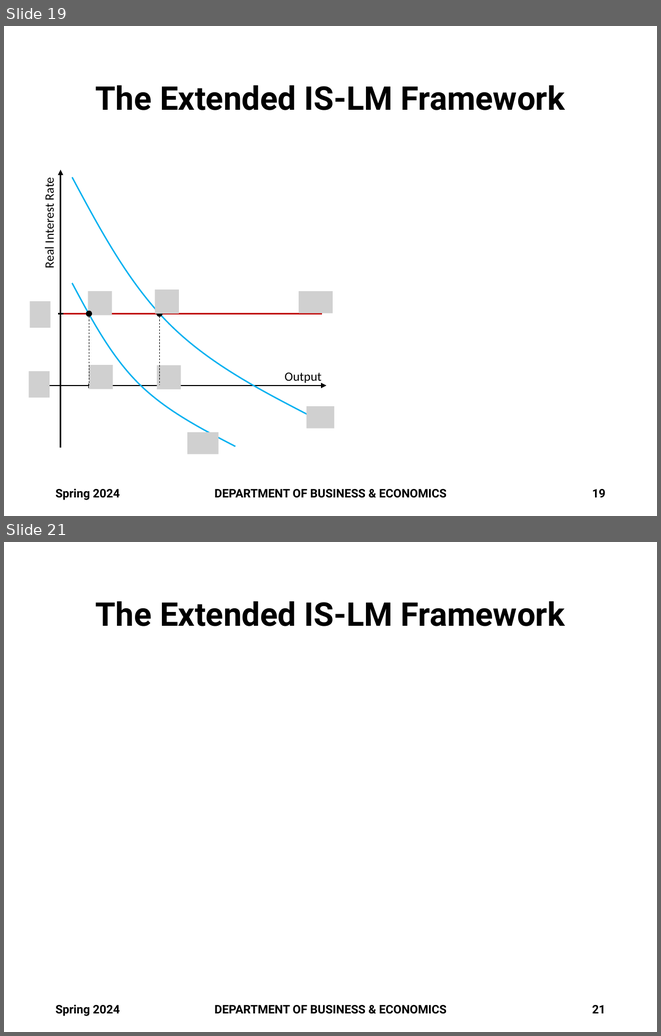
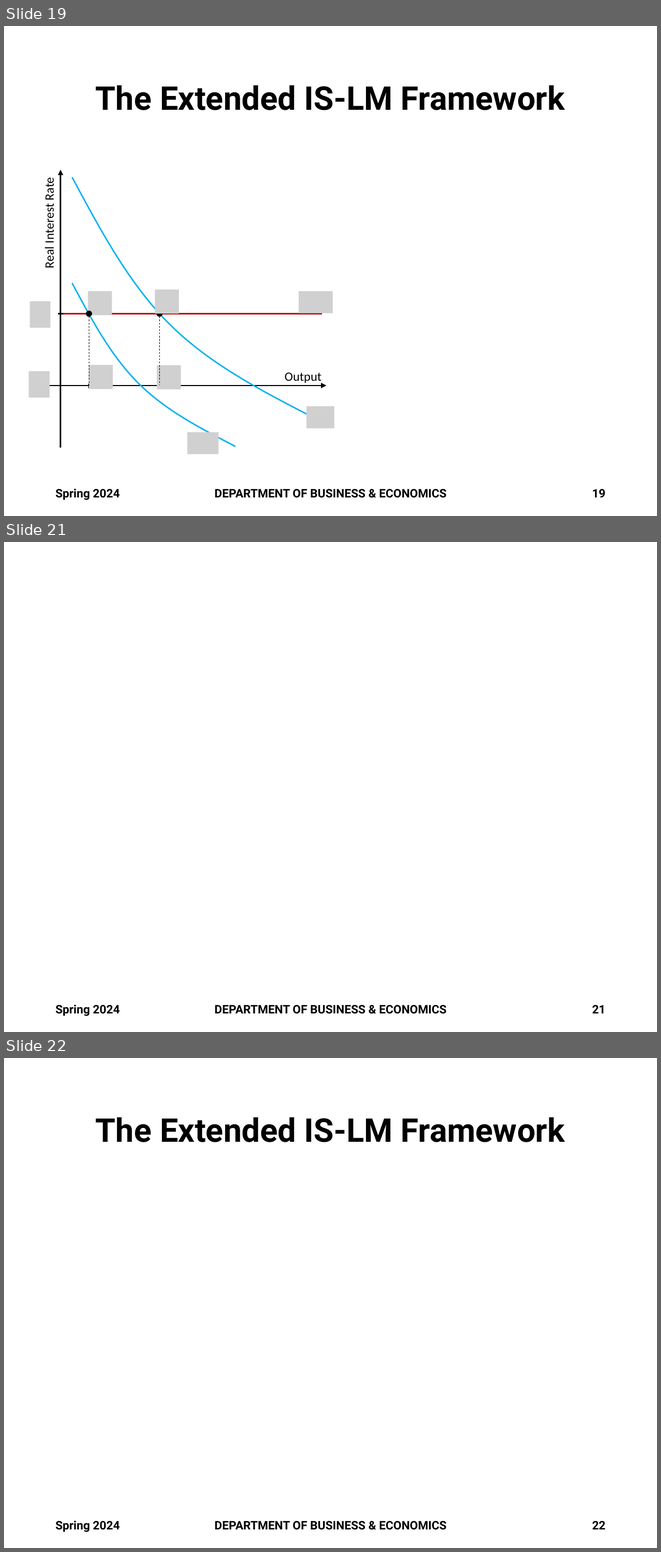
Before and after one commit to brianhwpark/brianhwpark.github.io, a slide deck: files/teaching-resources/monmouthcollege-econ-301/econ-301-s2024/econ-301-s2024-lecture-note/ECON301-S2024-LEC06.pptx. Shown one above the other, each under a label of ours: slides 19 and 21 before the commit, slides 19, 21 and 22 after it; the slides between them are not shown. The pictures are 661x1036 and 661x1552 pixels, drawn with LibreOffice and Linux fonts; fonts in the diff are those of the drawing; grey boxes stand for pictures; background and template pictures are left out. Boxes give left, top, right and bottom in pixels: in the first picture for what was removed or moved away, otherwise in the second. Text is boxed around its words. In the diff, an @@ line names an element or a change of style, - is before the commit and + after.

```diff
--- a/files/teaching-resources/monmouthcollege-econ-301/econ-301-s2024/econ-301-s2024-lecture-note/ECON301-S2024-LEC06.pptx
+++ b/files/teaching-resources/monmouthcollege-econ-301/econ-301-s2024/econ-301-s2024-lecture-note/ECON301-S2024-LEC06.pptx
@@ slide 21 added at (4, 542, 657, 1032), background picture (left out) @@
@@ text added at (55, 1004, 120, 1016), 13 pt, text #000000, bold @@
+Spring 2024
@@ text added at (214, 1005, 447, 1014), 13 pt, text #000000, bold @@
+DEPARTMENT OF BUSINESS & ECONOMICS
@@ page number added at (592, 1005, 606, 1013), 13 pt, text #000000, bold @@
+21
@@ what was slide 21 is now slide 22 @@
@@ page number at (592, 1521, 606, 1529): text changed @@
-21
+22
```
Also in this commit, not shown: 6 slides changed, 5 other files.
